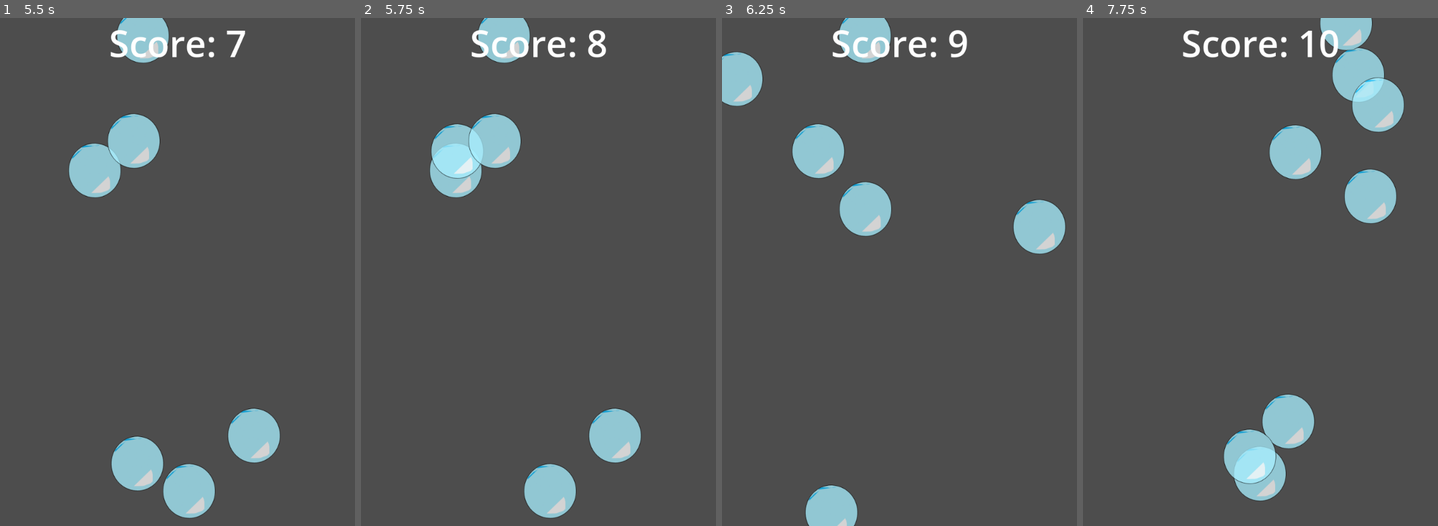
Above: before the commit, frames 1-4 (left to right).
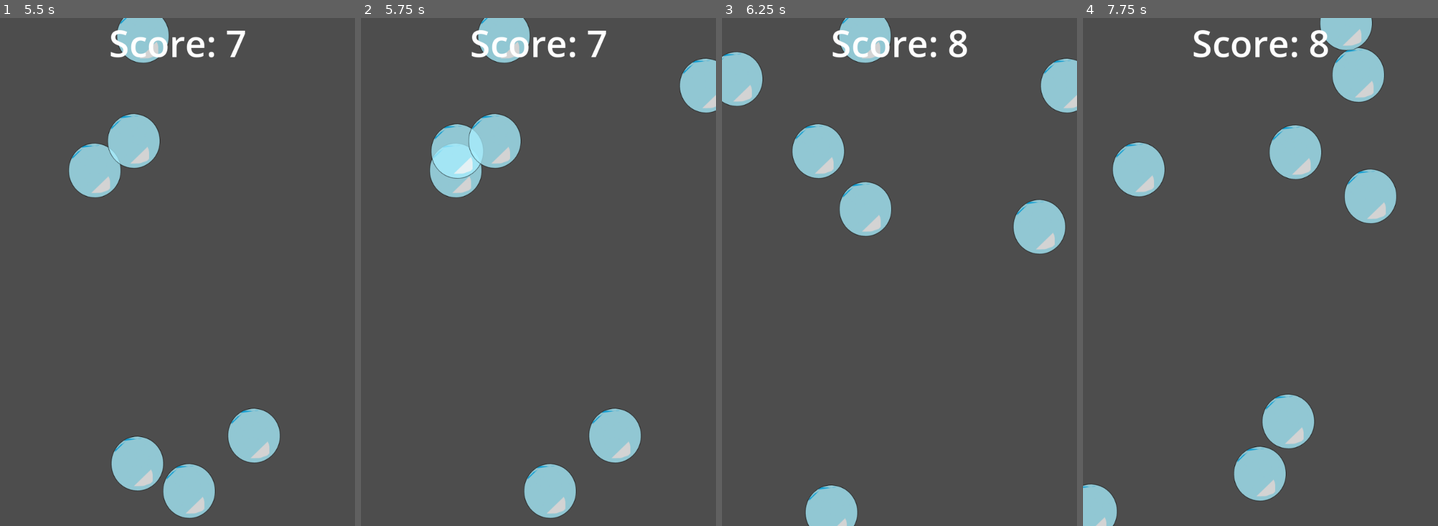
Above: after the commit, the same moments.

Repository: Zarathecat/godot-bubblepop
Game: Godot game, scene res://main.tscn
The game is run twice, just before and just after one commit, with the same random seed, the same clock (stepped at 60 frames per second) and the same inputs.
Inputs (mouse positions are in pixels of both pictures, inside the frame that each line leads up to):
- Up to frame 1 (5.5 s): tap Enter at 0.5, 2, 4.25 s; move the mouse to (53, 73) at 0.52 s; click (53, 73) at 0.67 s; tap Space at 1.25, 2.75 s; move the mouse to (188, 78) at 1.27 s; click (188, 78) at 1.42 s; move the mouse to (266, 48) at 2.02 s; click (266, 48) at 2.17 s; move the mouse to (227, 241) at 2.77 s; click (227, 241) at 2.92 s; move the mouse to (188, 505) at 3.52 s; click (188, 505) at 3.67 s; move the mouse to (99, 338) at 4.27 s; click (99, 338) at 4.42 s; move the mouse to (280, 419) at 5.02 s; click (280, 419) at 5.17 s
- Up to frame 2 (5.75 s): no input
- Up to frame 3 (6.25 s): move the mouse to (856, 139) at 5.77 s; click (856, 139) at 5.92 s
- Up to frame 4 (7.75 s): move the mouse to (1338, 246) at 6.52 s; click (1338, 246) at 6.67 s; move the mouse to (1189, 297) at 7.27 s; click (1189, 297) at 7.42 s

Frame 1 is identical in both runs. In frame 2, 1.1% of the frame differs, in the area x 63-100%, y 2-19%; in frame 3, 1.0%; in frame 4, 5.5%, in the area x 0-91%, y 2-100%.

Commit message:
Make bubbles explode when hit
This should be more satisfying for the player.

(I made the 'animation'. Idk what I'm doing but at least it's unique...)

Diff:
--- a/bubble.gd
+++ b/bubble.gd
@@ -40,9 +40,10 @@
 
 	# here for now while test on desktop
 	else:
-		hide()
+		$AnimatedSprite2D.play()
 		score += 1
 		bubble_pop.emit()
+		$CollisionShape2D.disabled = true
 		#position = get_random_position(window_size)
 		# Timer before new bubble appears
 		$NewBubbleTimer.wait_time = randf_range(0.5,2)
@@ -57,4 +58,5 @@
 
 func _on_new_bubble_timer_timeout() -> void:
 	position = get_random_position(window_size)
-	show()
+	$AnimatedSprite2D.set_frame_and_progress(0,0)
+	$CollisionShape2D.disabled = false
--- a/bubble.tscn
+++ b/bubble.tscn
@@ -1,7 +1,41 @@
-[gd_scene load_steps=4 format=3 uid="uid://klkxrb2o8n35"]
+[gd_scene load_steps=10 format=3 uid="uid://klkxrb2o8n35"]
 
 [ext_resource type="Script" path="res://bubble.gd" id="1_fv2ik"]
-[ext_resource type="Texture2D" uid="uid://bok362xgdxpde" path="res://art/Drawing(1).png" id="2_g1lus"]
+[ext_resource type="Texture2D" uid="uid://ty8trinm187" path="res://art/bubble-full.png" id="2_axuft"]
+[ext_resource type="Texture2D" uid="uid://t04kx7krbhvf" path="res://art/bubble-pop1.png" id="3_jjvrs"]
+[ext_resource type="Texture2D" uid="uid://3t0n45r5pwal" path="res://art/bubble-pop2.png" id="4_im2kt"]
+[ext_resource type="Texture2D" uid="uid://lk17vgpy8jt3" path="res://art/bubble-pop3.png" id="5_c741p"]
+[ext_resource type="Texture2D" uid="uid://qm871pk374kx" path="res://art/bubble-pop4.png" id="6_ak5p1"]
+[ext_resource type="Texture2D" uid="uid://beba2ylps4rh1" path="res://art/bubble-pop5.png" id="7_785ck"]
+
+[sub_resource type="SpriteFrames" id="SpriteFrames_4b61w"]
+animations = [{
+"frames": [{
+"duration": 1.0,
+"texture": ExtResource("2_axuft")
+}, {
+"duration": 1.0,
+"texture": ExtResource("3_jjvrs")
+}, {
+"duration": 1.0,
+"texture": ExtResource("4_im2kt")
+}, {
+"duration": 1.0,
+"texture": ExtResource("5_c741p")
+}, {
+"duration": 1.0,
+"texture": ExtResource("6_ak5p1")
+}, {
+"duration": 1.0,
+"texture": ExtResource("7_785ck")
+}, {
+"duration": 1.0,
+"texture": null
+}],
+"loop": false,
+"name": &"default",
+"speed": 40.0
+}]
 
 [sub_resource type="CircleShape2D" id="CircleShape2D_gok8g"]
 radius = 55.0091
@@ -11,11 +45,11 @@
 input_pickable = true
 script = ExtResource("1_fv2ik")
 
-[node name="Sprite2D" type="Sprite2D" parent="."]
+[node name="AnimatedSprite2D" type="AnimatedSprite2D" parent="."]
 self_modulate = Color(1, 1, 1, 0.752941)
 position = Vector2(3.5, 2.14577e-06)
 scale = Vector2(0.776224, 0.805369)
-texture = ExtResource("2_g1lus")
+sprite_frames = SubResource("SpriteFrames_4b61w")
 
 [node name="CollisionShape2D" type="CollisionShape2D" parent="."]
 position = Vector2(3, 1)
Renamed: art/Drawing(1).png -> art/bubble-full.png
Not shown, changed: art/bubble-full.png.import
Binary file added: art/bubble-pop1.png
Not shown, added: art/bubble-pop1.png.import
Binary file added: art/bubble-pop2.png
Not shown, added: art/bubble-pop2.png.import
Binary file added: art/bubble-pop3.png
Not shown, added: art/bubble-pop3.png.import
Binary file added: art/bubble-pop4.png
Not shown, added: art/bubble-pop4.png.import
Binary file added: art/bubble-pop5.png
Not shown, added: art/bubble-pop5.png.import
